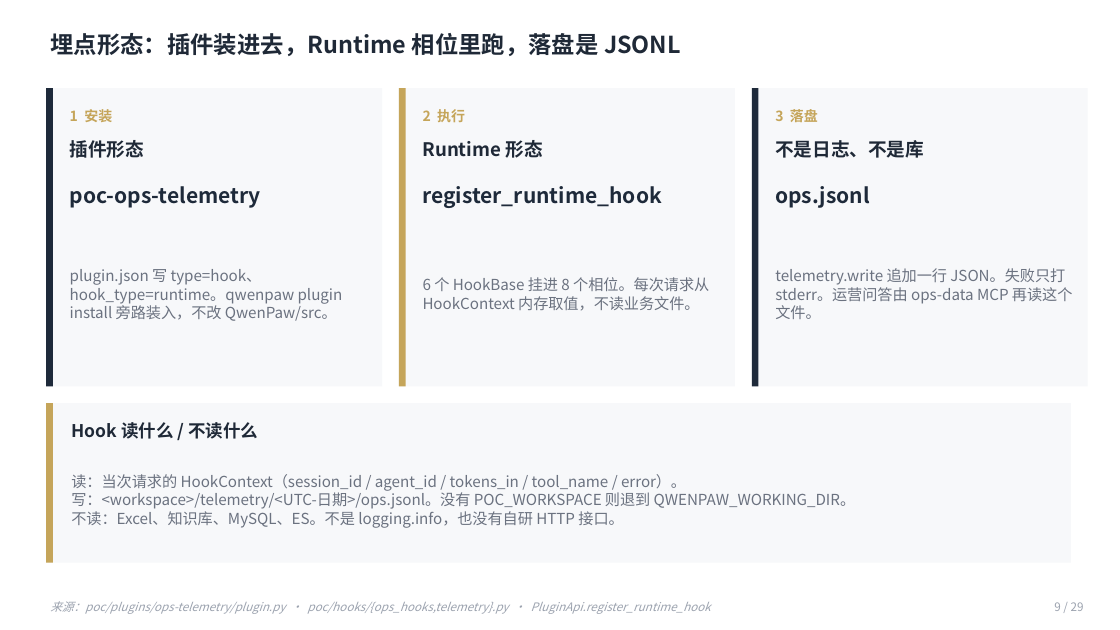
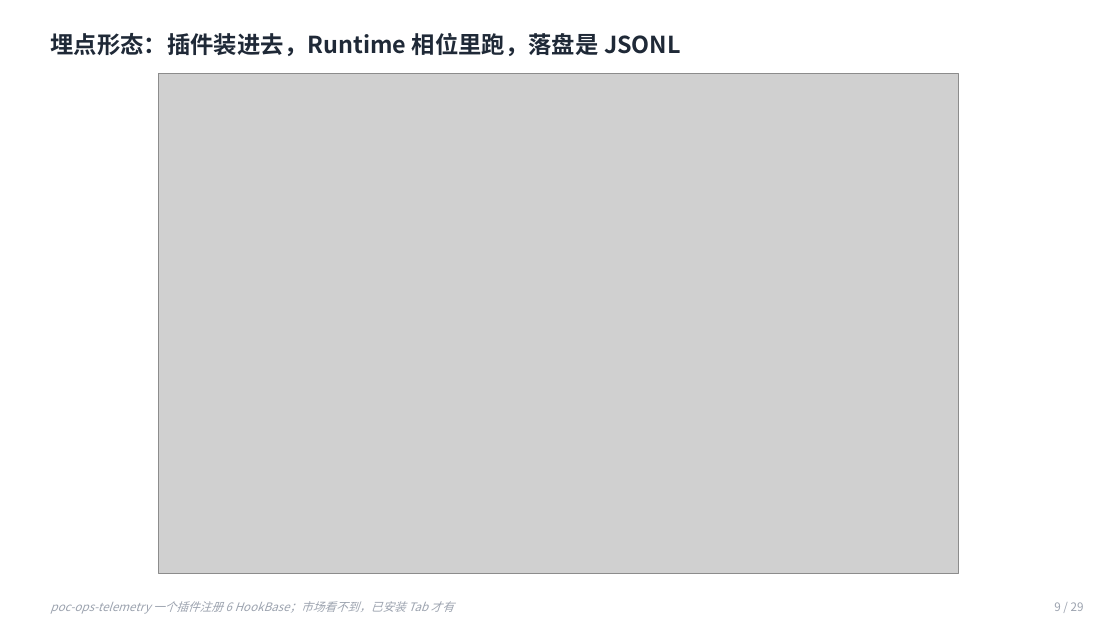
Before and after one commit to LiNan1984/shunde-poc, a slide deck: slide 9 of docs/演示材料/顺德POC四助手架构.pptx. Drawn at 1120x630 pixels with LibreOffice and Linux fonts; fonts in the diff are those of the drawing; grey boxes stand for pictures. Boxes give left, top, right and bottom in pixels: in the first picture for what was removed or moved away, otherwise in the second. Text is boxed around its words. In the diff, an @@ line names an element or a change of style, - is before the commit and + after.

```diff
--- a/docs/演示材料/顺德POC四助手架构.pptx
+++ b/docs/演示材料/顺德POC四助手架构.pptx
@@ rectangle removed at bbox=[46, 88, 382, 386] @@
@@ rectangle removed at bbox=[46, 88, 53, 386] @@
@@ picture added at bbox=[159, 74, 959, 574] @@
@@ rectangle removed at bbox=[399, 88, 735, 386] @@
@@ rectangle removed at bbox=[399, 88, 406, 386] @@
@@ rectangle removed at bbox=[752, 88, 1088, 386] @@
@@ rectangle removed at bbox=[752, 88, 759, 386] @@
@@ text removed at bbox=[70, 109, 112, 122] @@
-1 安装
@@ text removed at bbox=[423, 109, 465, 122] @@
-2 执行
@@ text removed at bbox=[775, 109, 818, 122] @@
-3 落盘
@@ text removed at bbox=[70, 140, 144, 158] @@
-插件形态
@@ text removed at bbox=[423, 140, 542, 158] @@
-Runtime 形态
@@ text removed at bbox=[775, 140, 924, 158] @@
-不是日志、不是库
@@ text removed at bbox=[70, 186, 261, 208] @@
-poc-ops-telemetry
@@ text removed at bbox=[423, 186, 662, 208] @@
-register_runtime_hook
@@ text removed at bbox=[775, 186, 870, 208] @@
-ops.jsonl
@@ text removed at bbox=[70, 269, 343, 321] @@
-plugin.json 写 type=hook、hook_type=runtime。qwenpaw plugin install 旁路装入，不改 QwenPaw/src。
@@ text removed at bbox=[775, 268, 1073, 319] @@
-telemetry.write 追加一行 JSON。失败只打 stderr。运营问答由 ops-data MCP 再读这个文件。
@@ text removed at bbox=[423, 277, 709, 311] @@
-6 个 HookBase 挂进 8 个相位。每次请求从 HookContext 内存取值，不读业务文件。
@@ rectangle removed at bbox=[46, 403, 1071, 563] @@
@@ rectangle removed at bbox=[46, 403, 53, 563] @@
@@ text removed at bbox=[71, 422, 258, 439] @@
-Hook 读什么 / 不读什么
@@ text removed at bbox=[71, 474, 855, 528] @@
-读：当次请求的 HookContext（session_id / agent_id / tokens_in / tool_name / error）。
-写：<workspace>/telemetry/<UTC-日期>/ops.jsonl。没有 POC_WORKSPACE 则退到 QWENPAW_WORKING_DIR。
-不读：Excel、知识库、MySQL、ES。不是 logging.info，也没有自研 HTTP 接口。
@@ text at bbox=[50, 601, 454, 614]: text changed @@
-来源：poc/plugins/ops-telemetry/plugin.py · poc/hooks/{ops_hooks,telemetry}.py · PluginApi.register_runtime_hook
+poc-ops-telemetry 一个插件注册 6 HookBase；市场看不到，已安装 Tab 才有
```
Also in this commit, not shown: 3 other slides changed, 1 other file.
